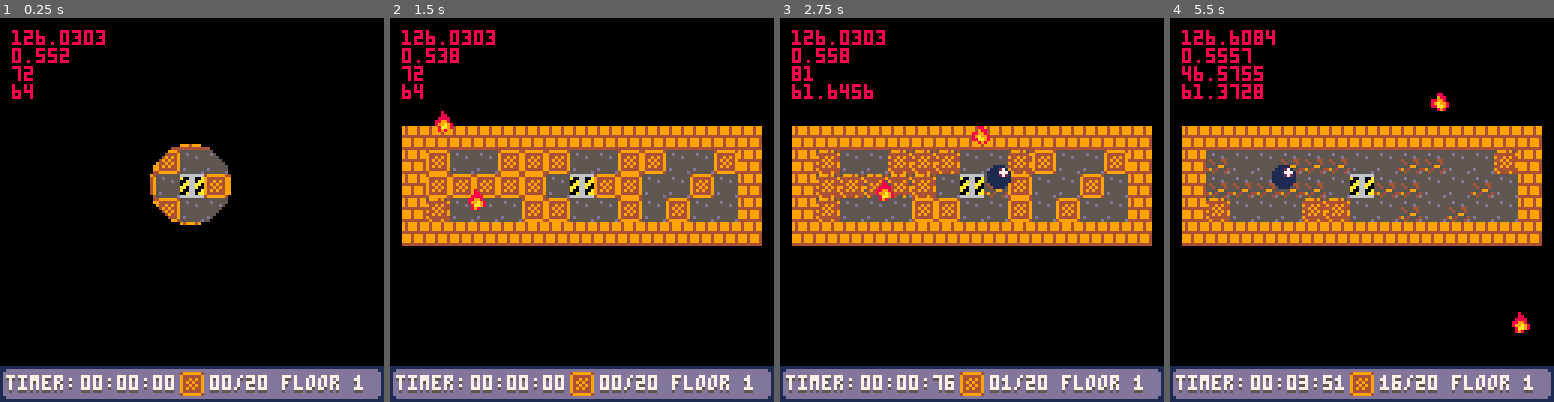
Above: before the commit, frames 1-4 (left to right).
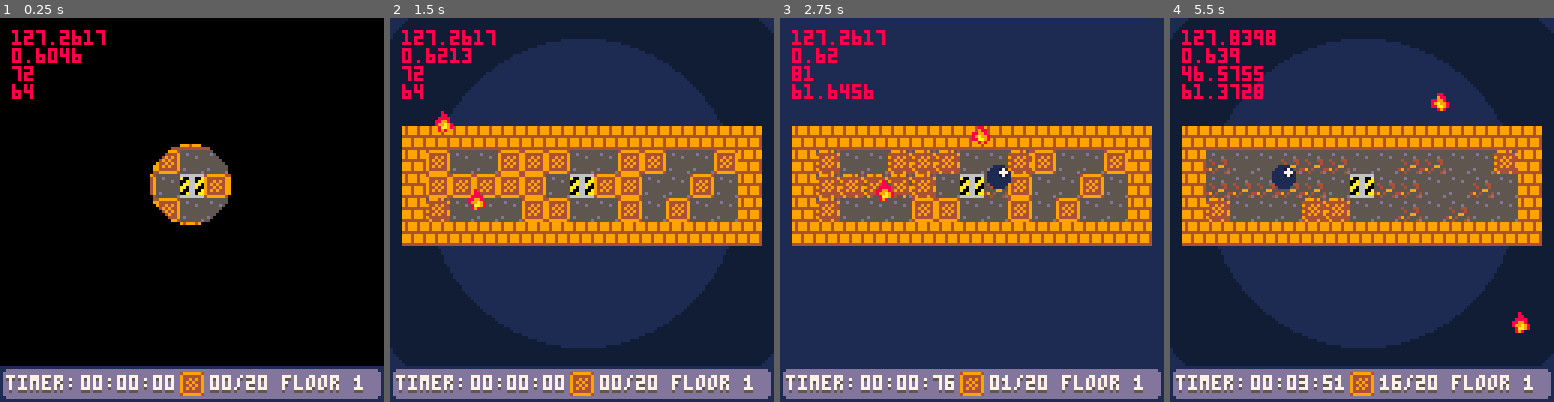
Above: after the commit, the same moments.

Repository: SHKBRD/P8CrateBall
Game: PICO-8 cartridge balltest24.p8
Same seed, same stepped clock (60 frames per second), same inputs: the game is played once before the commit and once after it.
Inputs:
- Up to frame 1 (0.25 s): no input
- Up to frame 2 (1.5 s): tap X (X key) at 0.33, 1.07 s; tap O (Z key) at 0.7 s
- Up to frame 3 (2.75 s): hold Right 1.6-2.1 s; tap O (Z key) at 1.7, 2.1, 2.5 s; tap X (X key) at 1.85 s; hold Up 2.15-2.42 s; hold Right from 2.47 s (still down)
- Up to frame 4 (5.5 s): tap O (Z key) every 0.4 s from 2.9 to 5.3 s; tap X (X key) at 2.97, 4.08, 5.2 s; release Right at 3.03 s; hold Left 3.08-3.58 s; hold Down 3.63-3.97 s; hold Right 4.02-4.68 s; hold Up 4.73-5.03 s; hold Left from 5.08 s (still down)

The runs differ from the first frame. In frame 1, 0.3% of the frame differs, in the area x 9-27%, y 3-12%; in frame 2, 60%, in the area x 0-100%, y 0-91%; in frame 3, 60%; in frame 4, 60%.

Commit message:
add basic BG drawing

Diff:
--- a/balltest24.p8
+++ b/balltest24.p8
@@ -325,6 +325,22 @@
 	foreach(prt, draw_prt_ind)
 end
 
+function draw_bg()
+	if (frameoff == nil) frameoff = 0
+
+	frameoff += 1/(4*60)
+
+	frameoff %= 1
+
+	for i=1,6 do
+		local col = (i%2)+1
+		if (col==2) pal(2, -15, 1)
+		circfill(76, 70, abs(cos(frameoff+(i/20)))*120, col)
+	end
+
+	pal(0, 0, 0)
+end
+
 function draw_transition_elements()
  poke(0x5f34,0x2)
  if play_state == 0 then
@@ -341,6 +357,8 @@
 
 	camoff[1] = 0
 	camoff[2] = 0
+
+ draw_bg()
 
  map(0, 0, 0, 0, 18, 18)
 
